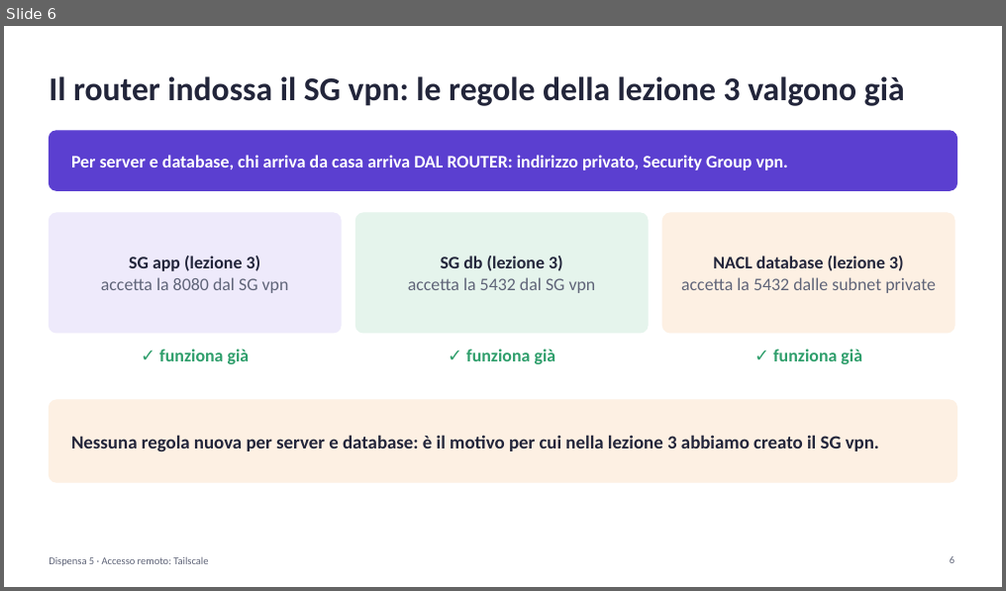
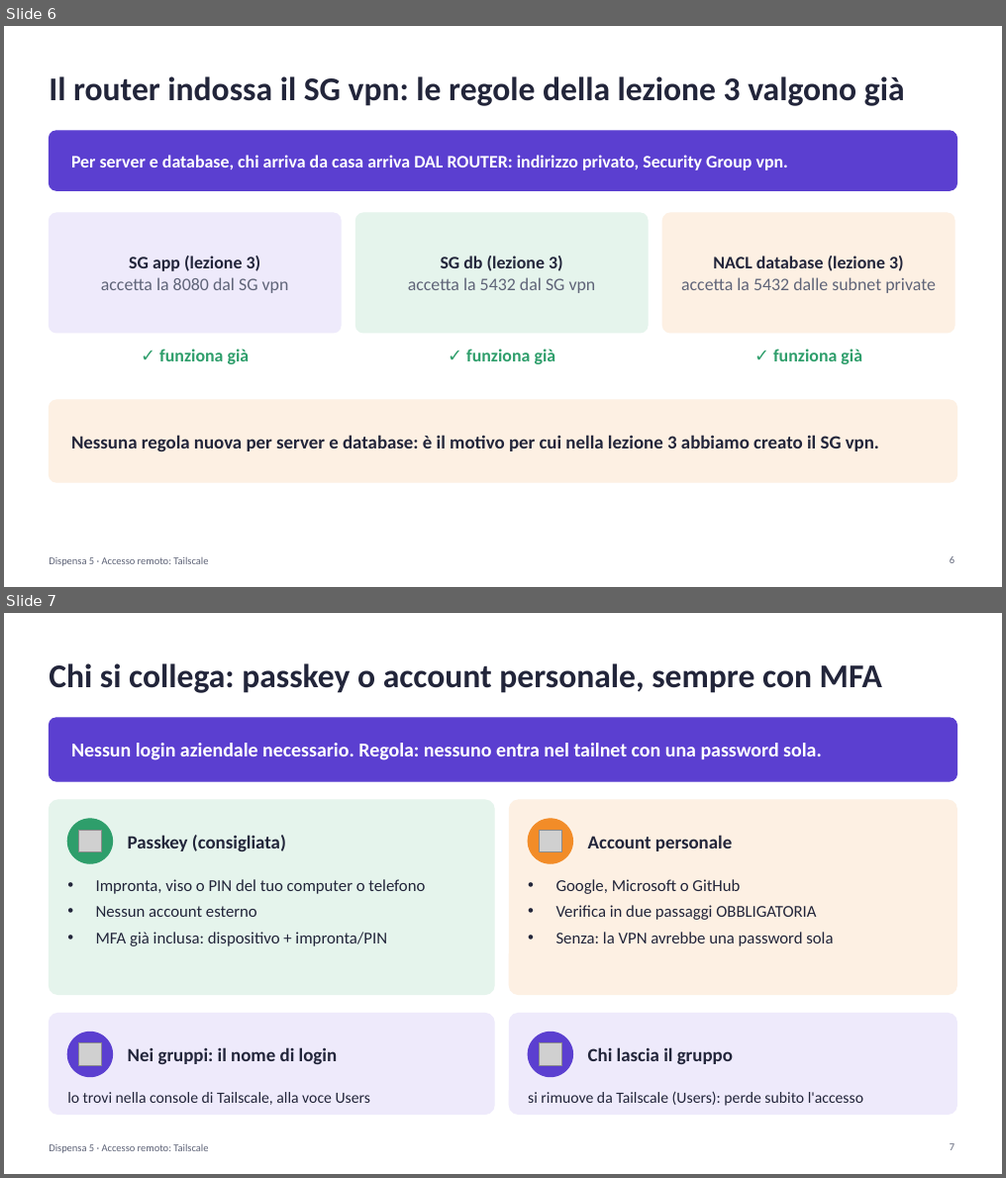
Before and after one commit to cereZ23/aws, a slide deck: slide/slide-5-tailscale.pptx. Shown one above the other, each under a label of ours: slide 6 before the commit, slides 6 and 7 after it. The pictures are 1006x591 and 1006x1178 pixels, drawn with LibreOffice and Linux fonts; fonts in the diff are those of the drawing; grey boxes stand for pictures. Boxes give left, top, right and bottom in pixels: in the first picture for what was removed or moved away, otherwise in the second. Text is boxed around its words. In the diff, an @@ line names an element or a change of style, - is before the commit and + after.

Commit message:
Lezione 5: login con passkey o account personale, nessun IdP aziendale richiesto

```diff
--- a/slide/slide-5-tailscale.pptx
+++ b/slide/slide-5-tailscale.pptx
@@ slide 7 added at (x1=4, y1=613, x2=1002, y2=1174), background #FFFFFF @@
@@ text added at (x1=49, y1=663, x2=882, y2=693), 32 pt, text #22253A, bold @@
+Chi si collega: passkey o account personale, sempre con MFA
@@ rounded rectangle added at (x1=49, y1=718, x2=957, y2=781), fill #5B3FD0, outline #5B3FD0 1 pt @@
@@ text added at (x1=71, y1=743, x2=822, y2=761), 19 pt, text #FFFFFF, bold @@
+Nessun login aziendale necessario. Regola: nessuno entra nel tailnet con una password sola.
@@ rounded rectangle added at (x1=49, y1=800, x2=494, y2=995), fill #E5F4EC, outline #E5F4EC 1 pt @@
@@ ellipse added at (x1=67, y1=819, x2=113, y2=863), fill #2E9E6B, outline #2E9E6B 1 pt @@
@@ rounded rectangle added at (x1=509, y1=800, x2=957, y2=995), fill #FDF0E3, outline #FDF0E3 1 pt @@
@@ ellipse added at (x1=528, y1=819, x2=573, y2=863), fill #F28C28, outline #F28C28 1 pt @@
@@ picture added at (x1=79, y1=830, x2=101, y2=853) @@
@@ text added at (x1=128, y1=835, x2=286, y2=852), 18 pt, text #22253A, bold @@
+Passkey (consigliata)
@@ picture added at (x1=540, y1=830, x2=561, y2=853) @@
@@ text added at (x1=588, y1=835, x2=732, y2=852), 18 pt, text #22253A, bold @@
+Account personale
@@ text added at (x1=96, y1=879, x2=425, y2=947), 16 pt, text #22253A @@
+• Impronta, viso o PIN del tuo computer o telefono
+• Nessun account esterno
+• MFA già inclusa: dispositivo + impronta/PIN
@@ text added at (x1=556, y1=879, x2=833, y2=947), 16 pt, text #22253A @@
+• Google, Microsoft o GitHub
+• Verifica in due passaggi OBBLIGATORIA
+• Senza: la VPN avrebbe una password sola
@@ rounded rectangle added at (x1=49, y1=1014, x2=494, y2=1115), fill #EEEAFB, outline #EEEAFB 1 pt @@
@@ rounded rectangle added at (x1=509, y1=1014, x2=957, y2=1115), fill #EEEAFB, outline #EEEAFB 1 pt @@
@@ ellipse added at (x1=67, y1=1032, x2=113, y2=1077), fill #5B3FD0, outline #5B3FD0 1 pt @@
@@ picture added at (x1=79, y1=1044, x2=101, y2=1065) @@
@@ text added at (x1=128, y1=1048, x2=338, y2=1064), 18 pt, text #22253A, bold @@
+Nei gruppi: il nome di login
@@ ellipse added at (x1=528, y1=1032, x2=573, y2=1077), fill #5B3FD0, outline #5B3FD0 1 pt @@
@@ picture added at (x1=540, y1=1044, x2=561, y2=1065) @@
@@ text added at (x1=588, y1=1048, x2=733, y2=1064), 18 pt, text #22253A, bold @@
+Chi lascia il gruppo
@@ text added at (x1=67, y1=1092, x2=370, y2=1105), 15 pt, text #22253A @@
+lo trovi nella console di Tailscale, alla voce Users
@@ text added at (x1=528, y1=1091, x2=863, y2=1106), 15 pt, text #22253A @@
+si rimuove da Tailscale (Users): perde subito l'accesso
@@ text added at (x1=49, y1=1145, x2=208, y2=1154), 10 pt, text #5F6478 @@
+Dispensa 5 · Accesso remoto: Tailscale
@@ page number added at (x1=949, y1=1144, x2=954, y2=1151), 10 pt, text #5F6478 @@
+7
```
Also in this commit, not shown: 7 slides changed, 1 slide removed, 2 other files.
